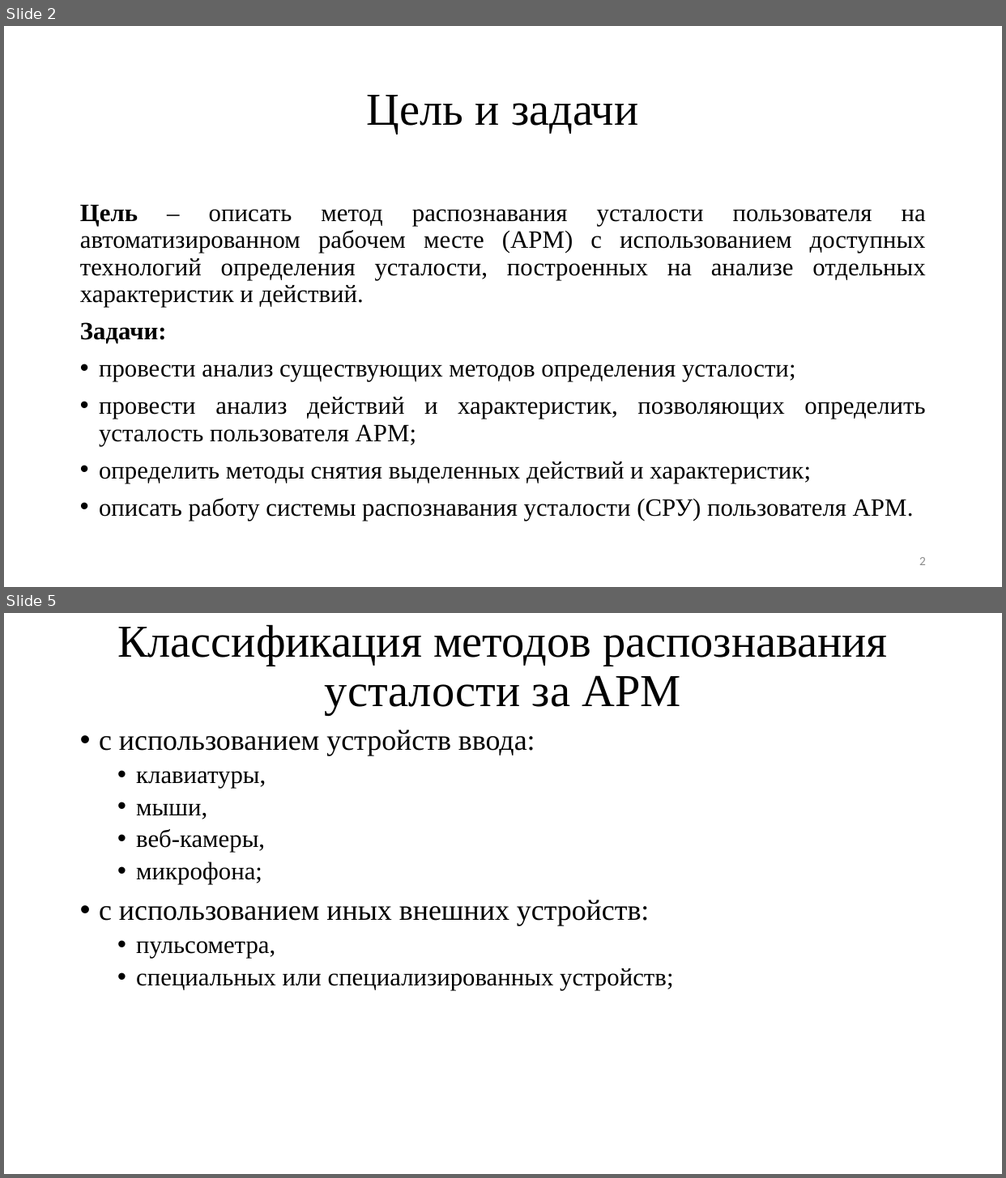
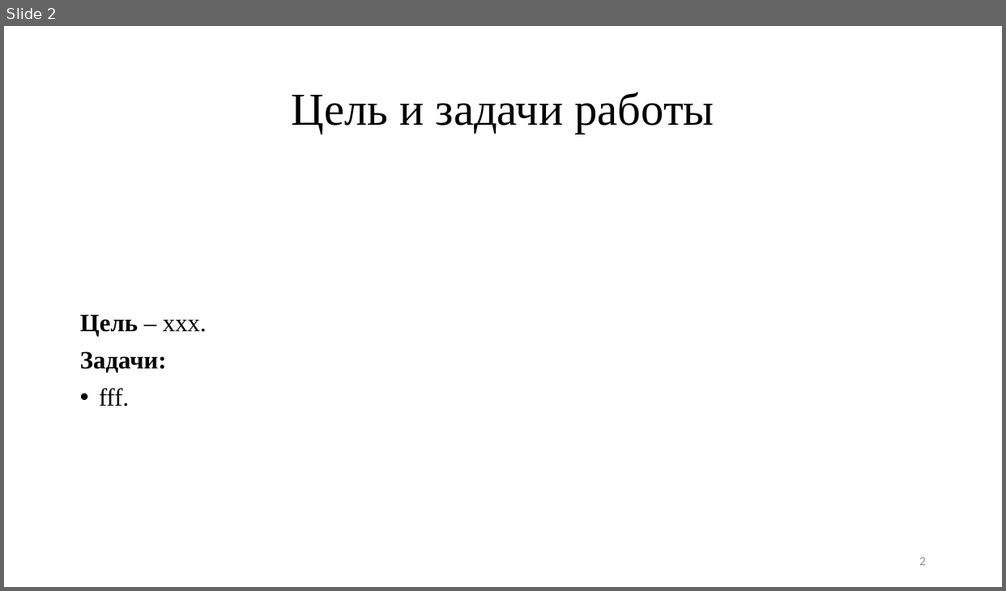
Before and after one commit to TheSawIsTheLaw/FatigueRecognitionSystem, a slide deck: Presentation/presentation.pptx. Shown one above the other, each under a label of ours: slides 2 and 5 before the commit, slide 2 after it; the slides between them are not shown. The pictures are 1006x1178 and 1006x591 pixels, drawn with LibreOffice and Linux fonts; fonts in the diff are those of the drawing. Boxes give left, top, right and bottom in pixels: in the first picture for what was removed or moved away, otherwise in the second. Text is boxed around its words. In the diff, an @@ line names an element or a change of style, - is before the commit and + after.

```diff
--- a/Presentation/presentation.pptx
+++ b/Presentation/presentation.pptx
@@ slide 5 removed at [4,613,1002,1174], background #FFFFFF @@
@@ title removed at [117,624,888,715] @@
-Классификация методов распознавания усталости за АРМ
@@ text removed at [99,730,674,990] @@
-• с использованием устройств ввода:
-  • клавиатуры,
-  • мыши,
-  • веб-камеры,
-  • микрофона;
-• с использованием иных внешних устройств:
-  • пульсометра,
-  • специальных или специализированных устройств;
@@ slide 2 changed as well @@
@@ title at [292,92,714,134]: text changed @@
-Цель и задачи
+Цель и задачи работы
@@ text at [80,314,206,336]: text changed @@
-Цель – описать метод распознавания усталости пользователя на автоматизированном рабочем месте (АРМ) с использованием доступных технологий определения усталости, построенных на анализе отдельных характеристик и действий.
+Цель – xxx.
@@ text at [99,388,129,407]: text changed @@
-• провести анализ существующих методов определения усталости;
-• провести анализ действий и характеристик, позволяющих определить усталость пользователя АРМ;
-• определить методы снятия выделенных действий и характеристик;
-• описать работу системы распознавания усталости (СРУ) пользователя АРМ.
+• fff.
```
Also in this commit, not shown: 1 other slide changed, 12 slides added, 3 other slides removed, 1 other file.
